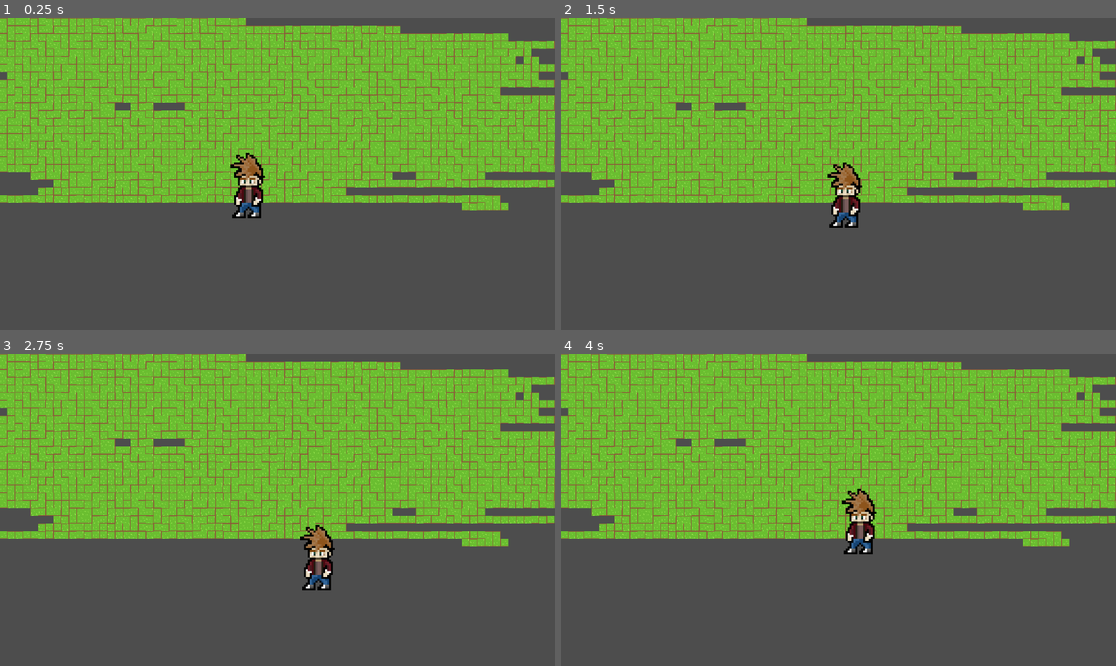
Above: before the commit, frames 1-4 (two rows, left to right).
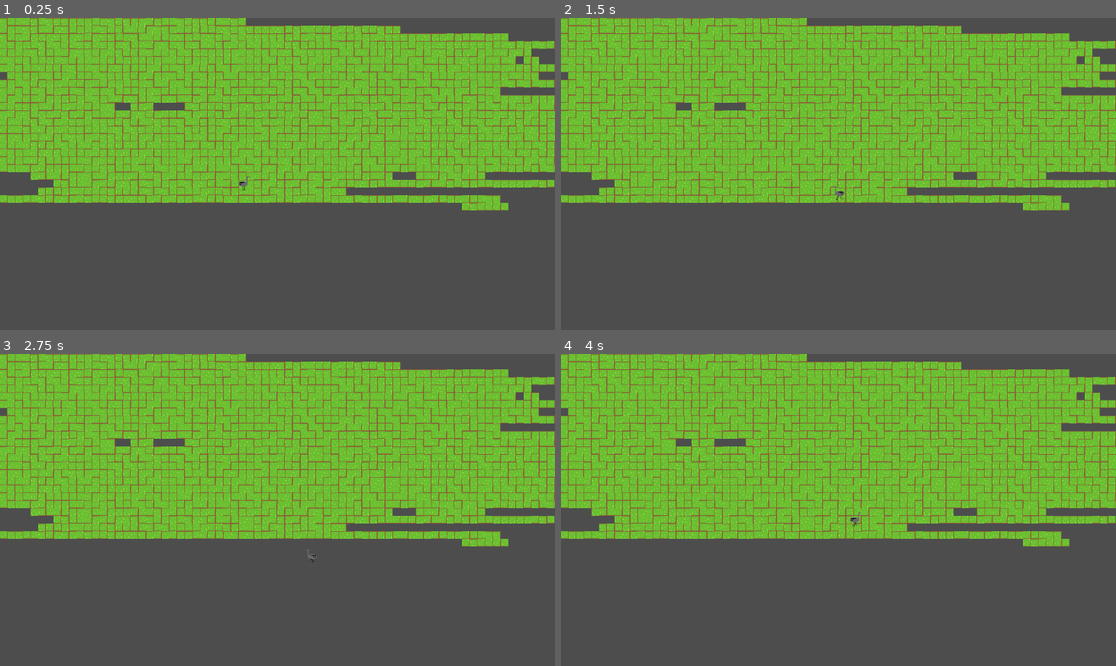
Above: after the commit, the same moments.

Repository: SamSchmitz98/TopDownTest
Game: Godot game, scene res://Scenes/main.tscn
The game is run twice, just before and just after one commit, with the same random seed, the same clock (stepped at 60 frames per second) and the same inputs.
Inputs:
- Up to frame 1 (0.25 s): no input
- Up to frame 2 (1.5 s): tap Enter at 0.5 s; hold Right (ui_right) 0.53-1.28 s; hold Down (ui_down) from 1.28 s (still down)
- Up to frame 3 (2.75 s): release Down (ui_down) at 2.03 s; hold Right (ui_right) from 2.03 s (still down)
- Up to frame 4 (4 s): release Right (ui_right) at 2.78 s; hold Up (ui_up) 2.78-3.53 s; hold Left (ui_left) from 3.53 s (still down)

The runs differ from the first frame. In frame 1, 0.9% of the frame differs, in the area x 41-48%, y 43-65%; in frame 2, 0.9%; in frame 3, 0.9%; in frame 4, 0.9%.

Commit message:
animated sprite

Diff:
--- a/Scenes/player.tscn
+++ b/Scenes/player.tscn
@@ -1,20 +1,88 @@
-[gd_scene load_steps=5 format=3 uid="uid://b7u4x3y34nqfg"]
+[gd_scene load_steps=14 format=3 uid="uid://b7u4x3y34nqfg"]
 
-[ext_resource type="Texture2D" uid="uid://dfhn5j5x3y8no" path="res://Assets/Guitarist.png" id="1_60nku"]
 [ext_resource type="Script" path="res://Scripts/Player.gd" id="1_7635a"]
+[ext_resource type="Texture2D" uid="uid://bfpy57wqkmxkr" path="res://Assets/WalkingMusicNote.png" id="2_4we8s"]
 
-[sub_resource type="AtlasTexture" id="AtlasTexture_u72oa"]
-atlas = ExtResource("1_60nku")
-region = Rect2(0, 0, 1080, 1440)
+[sub_resource type="AtlasTexture" id="AtlasTexture_gseo0"]
+atlas = ExtResource("2_4we8s")
+region = Rect2(0, 0, 32, 32)
+
+[sub_resource type="AtlasTexture" id="AtlasTexture_3br4g"]
+atlas = ExtResource("2_4we8s")
+region = Rect2(32, 0, 32, 32)
+
+[sub_resource type="AtlasTexture" id="AtlasTexture_o02e4"]
+atlas = ExtResource("2_4we8s")
+region = Rect2(64, 0, 32, 32)
+
+[sub_resource type="AtlasTexture" id="AtlasTexture_m7tss"]
+atlas = ExtResource("2_4we8s")
+region = Rect2(96, 0, 32, 32)
+
+[sub_resource type="AtlasTexture" id="AtlasTexture_rjgd8"]
+atlas = ExtResource("2_4we8s")
+region = Rect2(128, 0, 32, 32)
+
+[sub_resource type="AtlasTexture" id="AtlasTexture_ofir3"]
+atlas = ExtResource("2_4we8s")
+region = Rect2(160, 0, 32, 32)
+
+[sub_resource type="AtlasTexture" id="AtlasTexture_vg0ra"]
+atlas = ExtResource("2_4we8s")
+region = Rect2(192, 0, 32, 32)
+
+[sub_resource type="AtlasTexture" id="AtlasTexture_fxhpe"]
+atlas = ExtResource("2_4we8s")
+region = Rect2(224, 0, 32, 32)
+
+[sub_resource type="AtlasTexture" id="AtlasTexture_r82xj"]
+atlas = ExtResource("2_4we8s")
+region = Rect2(256, 0, 32, 32)
+
+[sub_resource type="AtlasTexture" id="AtlasTexture_43ycq"]
+atlas = ExtResource("2_4we8s")
+region = Rect2(32, 0, 32, 32)
 
 [sub_resource type="SpriteFrames" id="SpriteFrames_77lva"]
 animations = [{
 "frames": [{
 "duration": 1.0,
-"texture": SubResource("AtlasTexture_u72oa")
+"texture": SubResource("AtlasTexture_gseo0")
 }],
 "loop": true,
 "name": &"idle",
+"speed": 5.0
+}, {
+"frames": [{
+"duration": 1.0,
+"texture": SubResource("AtlasTexture_3br4g")
+}, {
+"duration": 1.0,
+"texture": SubResource("AtlasTexture_o02e4")
+}, {
+"duration": 1.0,
+"texture": SubResource("AtlasTexture_m7tss")
+}, {
+"duration": 1.0,
+"texture": SubResource("AtlasTexture_rjgd8")
+}, {
+"duration": 1.0,
+"texture": SubResource("AtlasTexture_ofir3")
+}, {
+"duration": 1.0,
+"texture": SubResource("AtlasTexture_vg0ra")
+}, {
+"duration": 1.0,
+"texture": SubResource("AtlasTexture_fxhpe")
+}, {
+"duration": 1.0,
+"texture": SubResource("AtlasTexture_r82xj")
+}, {
+"duration": 1.0,
+"texture": SubResource("AtlasTexture_43ycq")
+}],
+"loop": true,
+"name": &"walking",
 "speed": 5.0
 }]
 
@@ -25,6 +93,6 @@
 
 [node name="AnimatedSprite2D" type="AnimatedSprite2D" parent="."]
 position = Vector2(317, 211)
-scale = Vector2(0.1, 0.1)
 sprite_frames = SubResource("SpriteFrames_77lva")
-animation = &"idle"
+animation = &"walking"
+frame_progress = 0.443188
--- a/Scripts/Player.gd
+++ b/Scripts/Player.gd
@@ -1,6 +1,7 @@
 extends CharacterBody2D
 
 const speed = 100
+var current_dir = "none"
 
 func _physics_process(delta):
 	player_movement(delta)
@@ -8,19 +9,42 @@
 func player_movement(delta):
 
 	if Input.is_action_pressed("ui_right"):
+		current_dir = "right"
+		play_anim(1)
 		velocity.x = speed
 		velocity.y = 0
 	elif Input.is_action_pressed("ui_left"):
+		current_dir = "left"
+		play_anim(1)
 		velocity.x = -speed
 		velocity.y = 0
 	elif Input.is_action_pressed("ui_up"):
+		current_dir = "up"
+		play_anim(1)
 		velocity.x = 0
 		velocity.y = -speed
 	elif Input.is_action_pressed("ui_down"):
+		current_dir = "down"
+		play_anim(1)
 		velocity.x = 0
 		velocity.y = speed
 	else:
+		play_anim(0)
 		velocity.x = 0
 		velocity.y = 0
 
 	move_and_slide()
+
+func play_anim(movement):
+	var dir = current_dir
+	var anim = $AnimatedSprite2D
+
+	if dir == "left":
+		anim.flip_h = false
+	if dir == "right":
+		anim.flip_h = true
+
+	if movement == 1:
+		anim.play("walking")
+	elif movement == 0:
+		anim.play("idle")
Binary file added: Assets/Sprite-0001.aseprite
Binary file added: Assets/Sprite-0001.gif
Binary file added: Assets/WalkingMusicNote.png
Not shown, added: Assets/WalkingMusicNote.png.import
